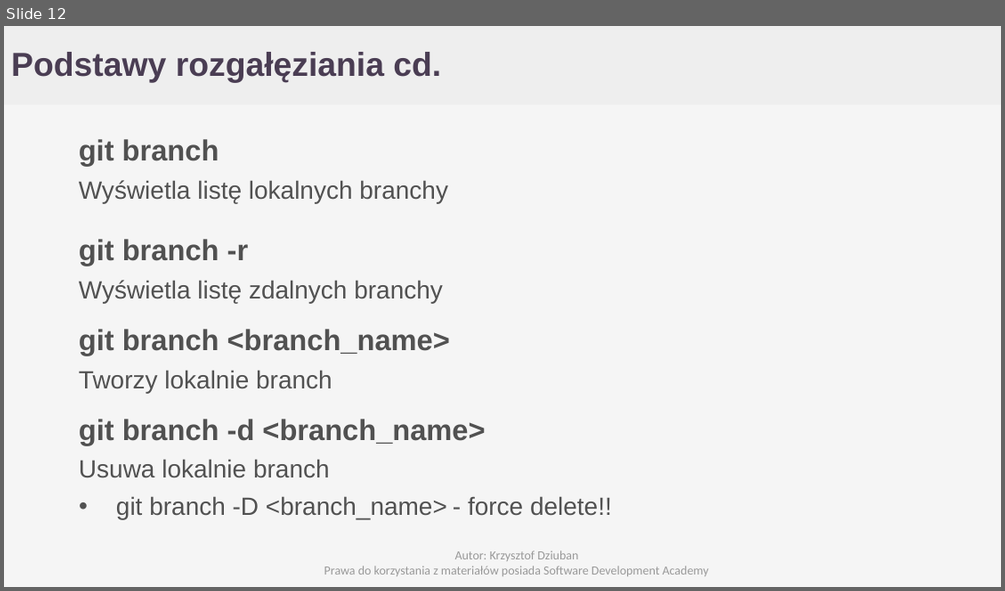
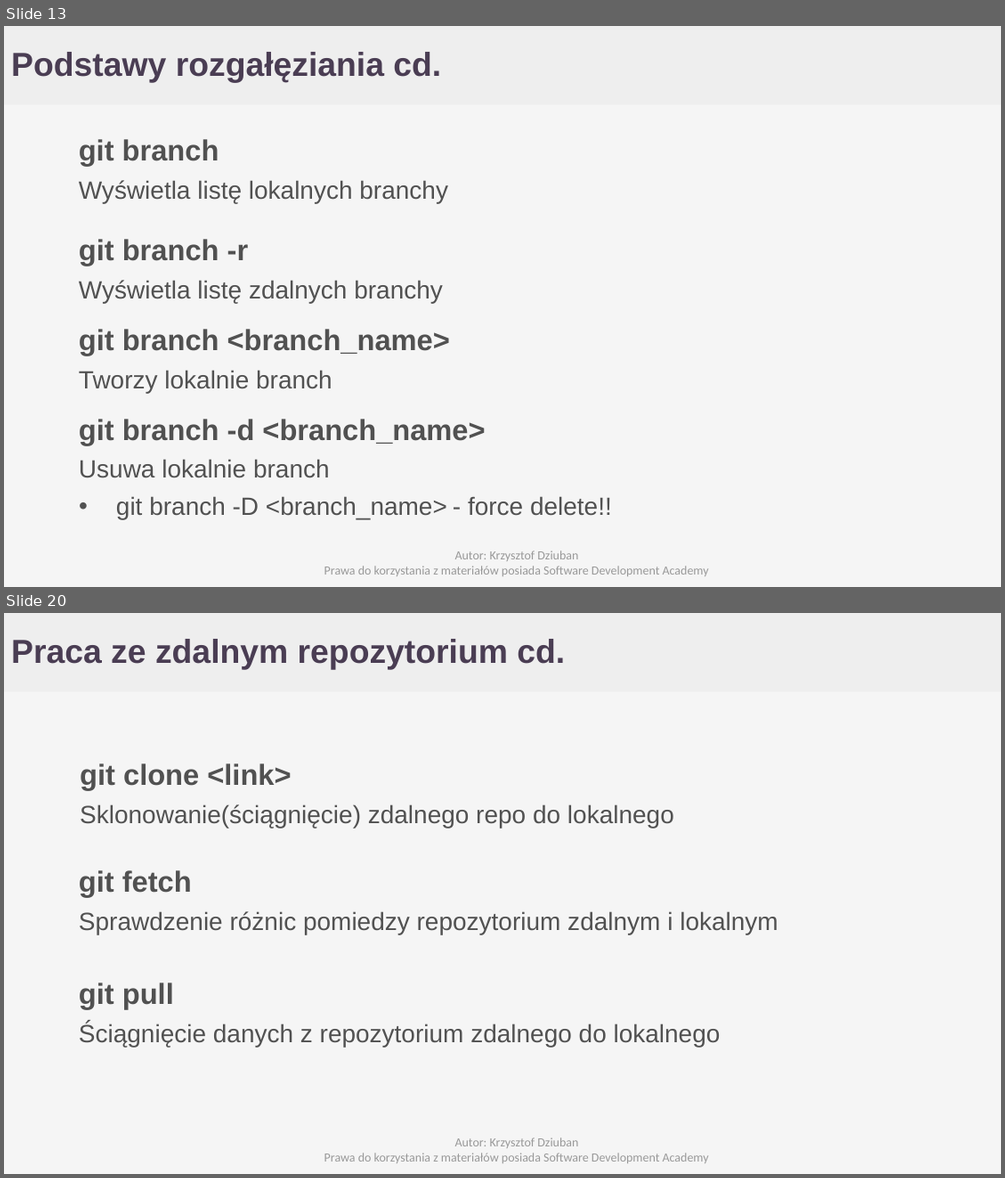
Before and after one commit to Cristopherus/Git_tutorial, a slide deck: GIT.pptx. Shown one above the other, each under a label of ours: slide 12 before the commit, slides 13 and 20 after it; the slides between them are not shown. The pictures are 1005x591 and 1005x1178 pixels, drawn with LibreOffice and Linux fonts; fonts in the diff are those of the drawing; background and template pictures are left out. Boxes give left, top, right and bottom in pixels: in the first picture for what was removed or moved away, otherwise in the second. Text is boxed around its words. In the diff, an @@ line names an element or a change of style, - is before the commit and + after.

```diff
--- a/GIT.pptx
+++ b/GIT.pptx
@@ slide 20 added at bbox=[4, 613, 1001, 1174], background #F5F5F5; not listed: 1 template element that a slide beside it also shows @@
@@ text added at bbox=[11, 639, 565, 670], 32 pt, text #4A3D53, bold @@
+Praca ze zdalnym repozytorium cd.
@@ text added at bbox=[80, 763, 674, 827], 24 pt, text #515151 @@
+git clone <link>
+Sklonowanie(ściągnięcie) zdalnego repo do lokalnego
@@ text added at bbox=[79, 870, 778, 934], 24 pt, text #515151 @@
+git fetch
+Sprawdzenie różnic pomiedzy repozytorium zdalnym i lokalnym
@@ text added at bbox=[79, 982, 720, 1046], 24 pt, text #515151 @@
+git pull
+Ściągnięcie danych z repozytorium zdalnego do lokalnego
@@ text added at bbox=[324, 1137, 709, 1163], 12 pt, text #999999 @@
+Autor: Krzysztof Dziuban
+Prawa do korzystania z materiałów posiada Software Development Academy
@@ what was slide 12 is now slide 13 @@
```
Also in this commit, not shown: 5 slides changed, 5 other slides added.
